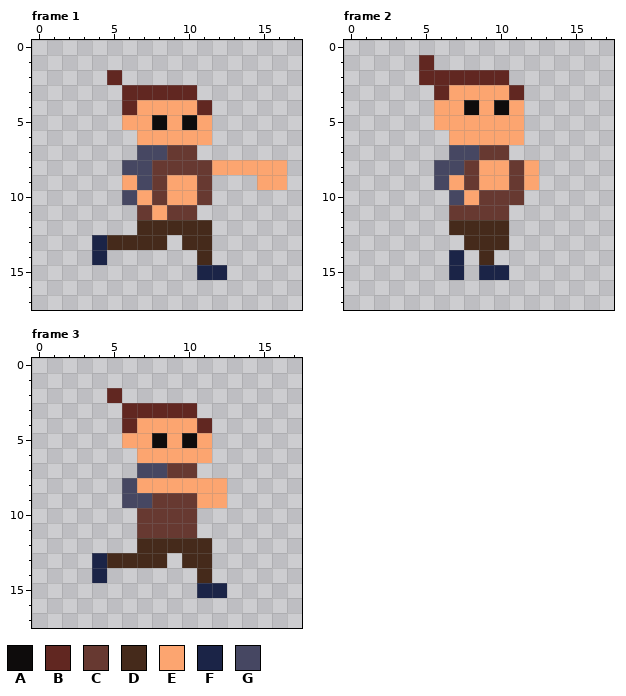
Pixel-art file, stored at Art/characters/starter_char/starter_idle.aseprite. Above is the file before it was changed.
18x18 pixels, 5 frames. Shown: frame 1, frame 2, frame 3. The commit also changed other frames, which this record leaves out.
Palette (. is transparent): A #0e0c0c  B #612721  C #673931  D #452a1b  E #fca570  F #1b2447  G #464762
The same view after the edit:
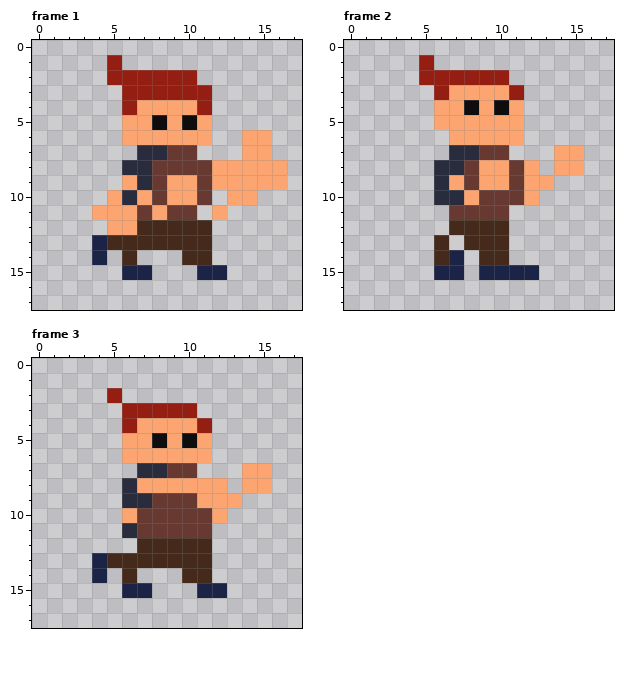
Change:
{"change": "layer \"idle\" now shown"}
{"change": "layer \"attack\" now shown"}
{"change": "layer \"run\" now shown"}
{"colour":"B","old":"#612721","new":"#941e12"}
{"colour":"G","old":"#464762","new":"#282c3c"}
{"where": "frame 1, layers \"run\", \"attack\", \"idle\""}
{"frame":1,"y":1,"x":5,"old":".","new":"B"}
{"frame":1,"y":2,"x":6,"old":".....","new":"BBBBB"}
{"frame":1,"y":3,"x":11,"old":".","new":"B"}
{"frame":1,"y":6,"x":6,"old":".","new":"E"}
{"frame":1,"y":6,"x":14,"old":"..","new":"EE"}
{"frame":1,"y":7,"x":14,"old":"..","new":"EE"}
{"frame":1,"y":9,"x":12,"old":"...","new":"EEE"}
{"frame":1,"y":10,"x":5,"old":".","new":"E"}
{"frame":1,"y":10,"x":13,"old":"..","new":"EE"}
{"frame":1,"y":11,"x":4,"old":"...","new":"EEE"}
{"frame":1,"y":11,"x":12,"old":".","new":"E"}
{"frame":1,"y":12,"x":5,"old":"..","new":"EE"}
{"frame":1,"y":13,"x":9,"old":".","new":"D"}
{"frame":1,"y":14,"x":6,"old":".","new":"D"}
{"frame":1,"y":14,"x":10,"old":".","new":"D"}
{"frame":1,"y":15,"x":6,"old":"..","new":"FF"}
{"where": "frame 2, layers \"run\", \"attack\", \"idle\""}
{"frame":2,"y":7,"x":14,"old":"..","new":"EE"}
{"frame":2,"y":8,"x":14,"old":"..","new":"EE"}
{"frame":2,"y":9,"x":13,"old":".","new":"E"}
{"frame":2,"y":10,"x":6,"old":".","new":"G"}
{"frame":2,"y":10,"x":12,"old":".","new":"E"}
{"frame":2,"y":13,"x":6,"old":".","new":"D"}
{"frame":2,"y":14,"x":6,"old":".","new":"D"}
{"frame":2,"y":14,"x":10,"old":".","new":"D"}
{"frame":2,"y":15,"x":6,"old":".","new":"F"}
{"frame":2,"y":15,"x":11,"old":"..","new":"FF"}
{"where": "frame 3, layers \"attack\", \"idle\""}
{"frame":3,"y":6,"x":6,"old":".","new":"E"}
{"frame":3,"y":7,"x":14,"old":"..","new":"EE"}
{"frame":3,"y":8,"x":14,"old":"..","new":"EE"}
{"frame":3,"y":9,"x":13,"old":".","new":"E"}
{"frame":3,"y":10,"x":6,"old":".","new":"E"}
{"frame":3,"y":10,"x":11,"old":"..","new":"CE"}
{"frame":3,"y":11,"x":6,"old":".","new":"G"}
{"frame":3,"y":11,"x":11,"old":".","new":"C"}
{"frame":3,"y":13,"x":9,"old":".","new":"D"}
{"frame":3,"y":14,"x":6,"old":".","new":"D"}
{"frame":3,"y":14,"x":10,"old":".","new":"D"}
{"frame":3,"y":15,"x":6,"old":"..","new":"FF"}
